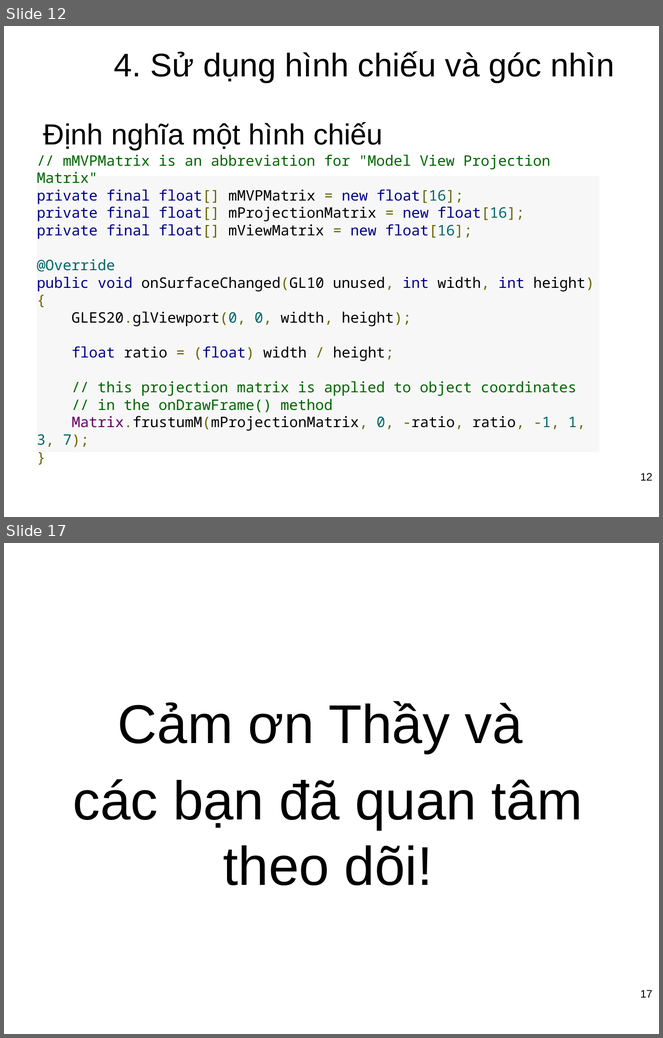
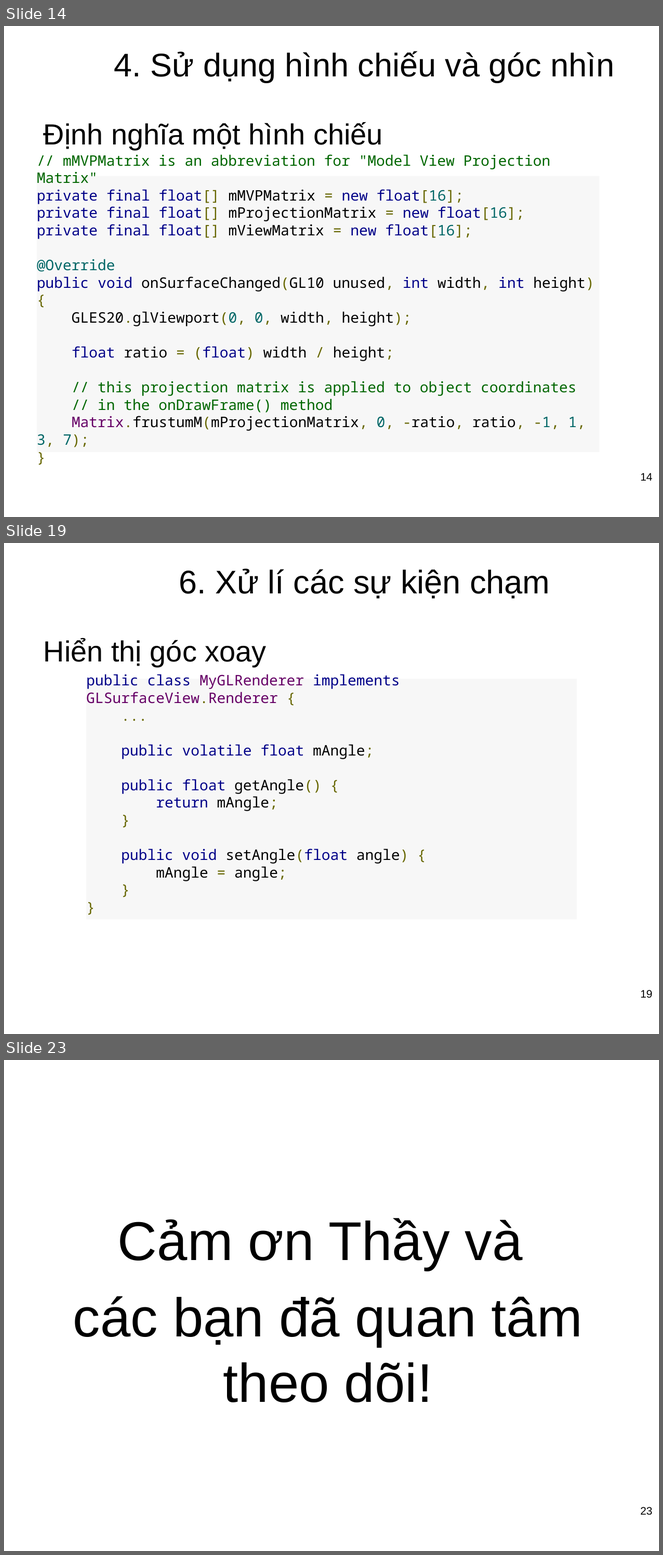
Before and after one commit to CTT535/Mobile_Project_1, a slide deck: Document/SeminarOpenGL.pptx. Shown one above the other, each under a label of ours: slides 12 and 17 before the commit, slides 14, 19 and 23 after it; the slides between them are not shown. The pictures are 663x1038 and 663x1555 pixels, drawn with LibreOffice and Linux fonts; fonts in the diff are those of the drawing; background and template pictures are left out. Boxes give left, top, right and bottom in pixels: in the first picture for what was removed or moved away, otherwise in the second. Text is boxed around its words. In the diff, an @@ line names an element or a change of style, - is before the commit and + after.

```diff
--- a/Document/SeminarOpenGL.pptx
+++ b/Document/SeminarOpenGL.pptx
@@ slide 19 added at [4,543,659,1034], background picture (left out) @@
@@ title added at [179,568,550,599], 36 pt, text #000000 @@
+6. Xử lí các sự kiện chạm
@@ text added at [44,639,267,667], 32 pt, text #000000 @@
+Hiển thị góc xoay
@@ rectangle added at [87,679,577,919], fill #F7F7F7, 16 pt, text #000088 @@
+public class MyGLRenderer implements GLSurfaceView.Renderer {
+...
+public volatile float mAngle;
+public float getAngle() {
+return mAngle;
+}
+public void setAngle(float angle) {
+mAngle = angle;
+}
+}
@@ page number added at [640,990,652,998], 12 pt, text #000000 @@
+19
@@ what was slide 12 is now slide 14 @@
@@ page number at [640,473,652,481]: text changed @@
-12
+14
@@ what was slide 17 is now slide 23 @@
@@ page number at [640,1507,652,1516]: text changed @@
-17
+23
```
Also in this commit, not shown: 11 slides changed, 5 other slides added, 5 other files.
